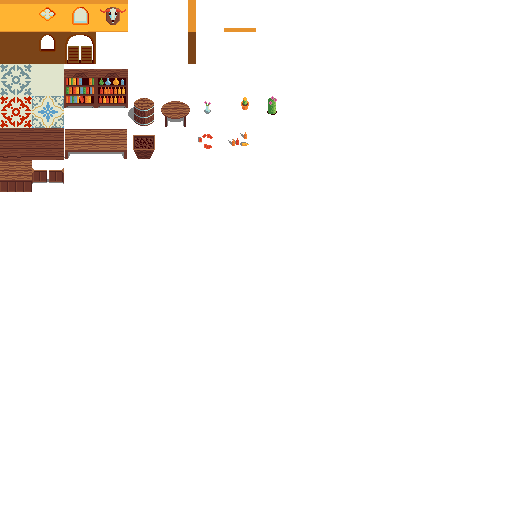
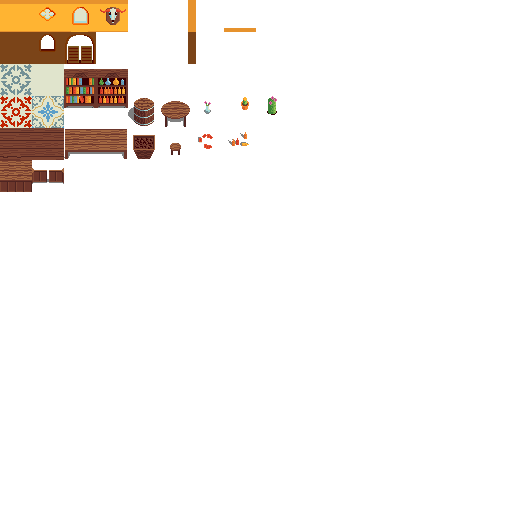
Two versions of the same layered image (512px x 512px). Layer-by-layer changes:
added layer "Pasted Layer #5" above "Bar Backing" over [170, 143, 181, 155]
